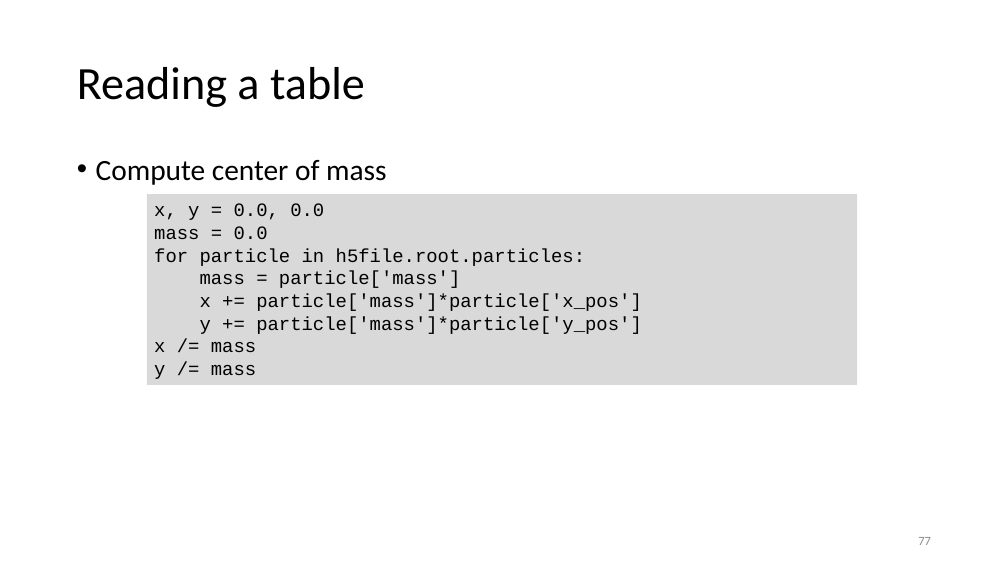
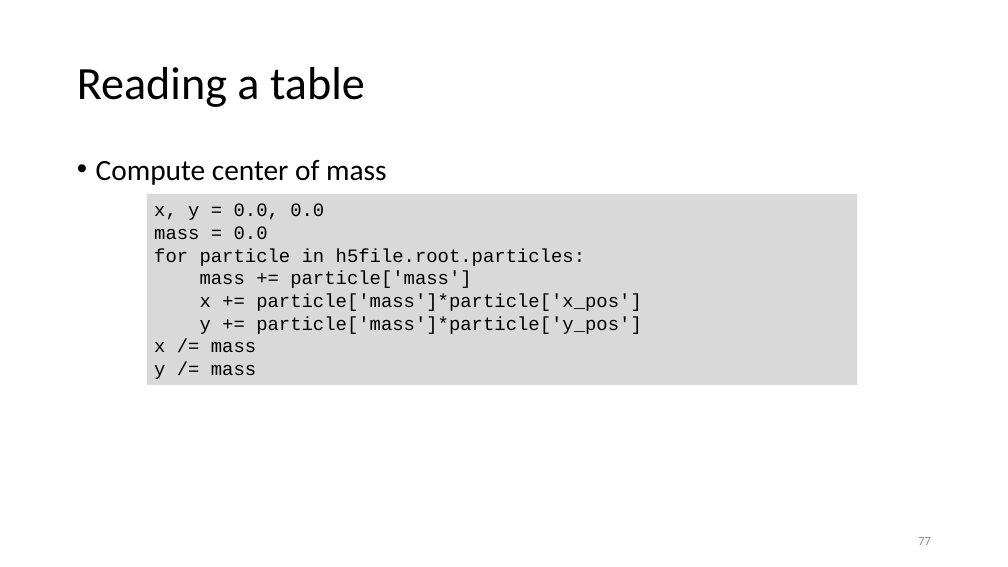
Before and after one commit to gjbex/Scientific-Python, a slide deck: slide 77 of scientific_python.pptx. Drawn at 1008x567 pixels with LibreOffice and Linux fonts; fonts in the diff are those of the drawing. Boxes give left, top, right and bottom in pixels: in the first picture for what was removed or moved away, otherwise in the second. Text is boxed around its words. In the diff, an @@ line names an element or a change of style, - is before the commit and + after.

Commit message:
Fix typos

```diff
--- a/scientific_python.pptx
+++ b/scientific_python.pptx
@@ text in rectangle at (x1=154, y1=248, x2=586, y2=288): text changed @@
-for particle in h5file.root.particles:
-mass = particle['mass']
+for particle in h5file.root.particles:
+mass += particle['mass']
```
Also in this commit, not shown: 1 other slide changed.
